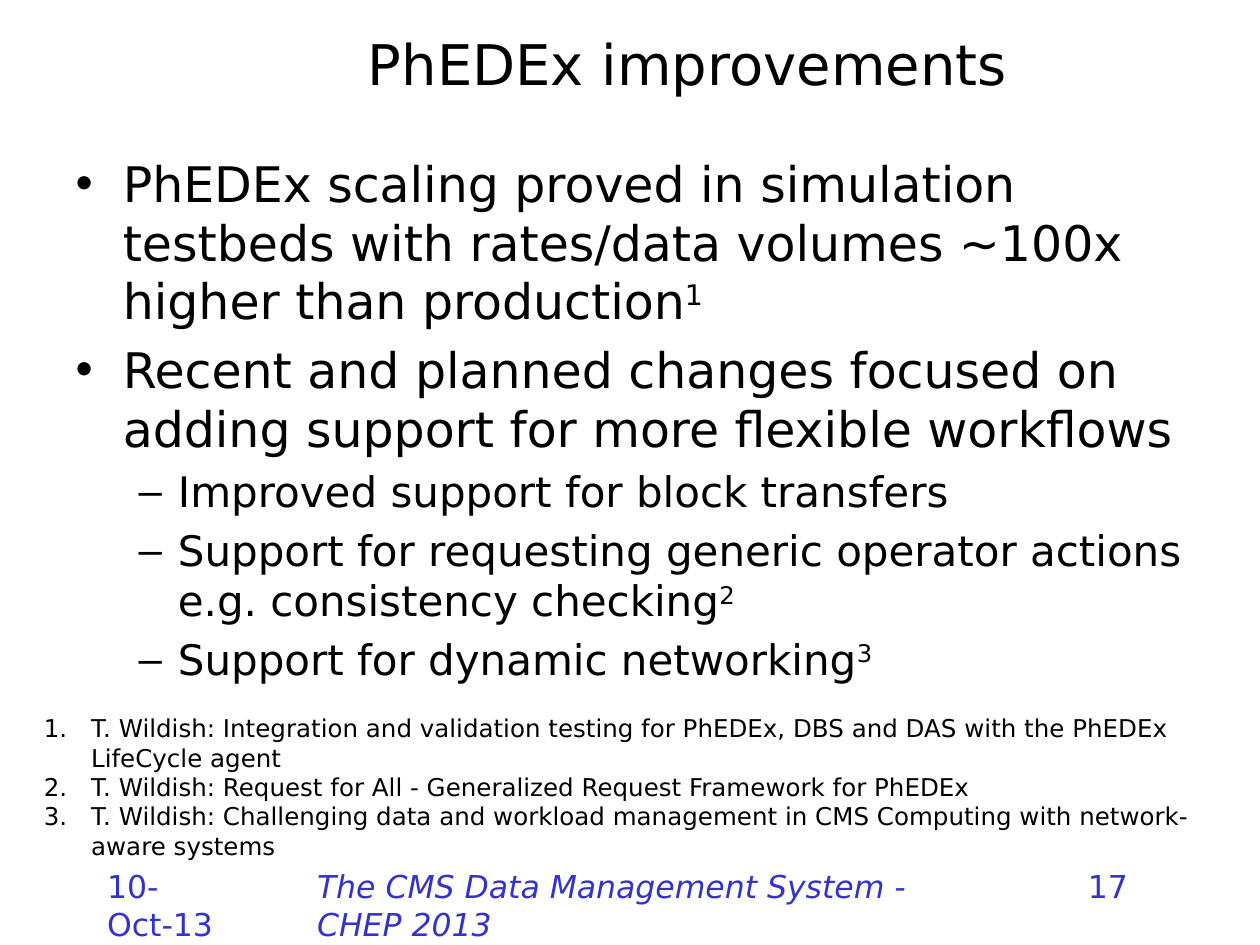
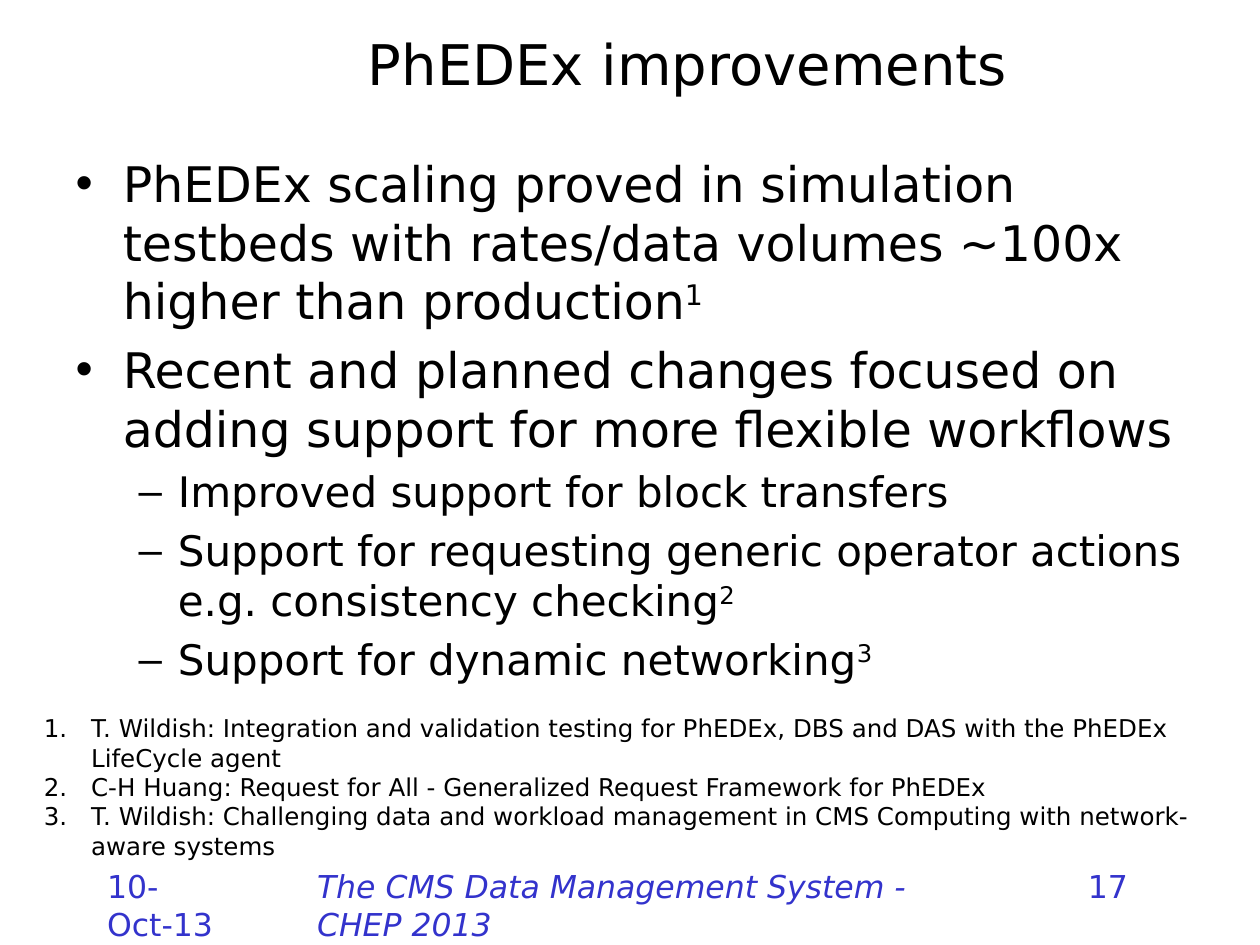
Before and after one commit to TonyWildish/CHEP-2013-DMWM, a slide deck: slide 17 of CMS-Data-Management/Slides/The CMS Data Management System.pptx. Drawn at 1260x945 pixels with LibreOffice and Linux fonts; fonts in the diff are those of the drawing; background and template pictures are left out. Boxes give left, top, right and bottom in pixels: in the first picture for what was removed or moved away, otherwise in the second. Text is boxed around its words. In the diff, an @@ line names an element or a change of style, - is before the commit and + after.

Commit message:
update DAS Request diagram and the slides to go with it

```diff
--- a/CMS-Data-Management/Slides/The CMS Data Management System.pptx
+++ b/CMS-Data-Management/Slides/The CMS Data Management System.pptx
@@ text at box(91, 777, 986, 801): text changed @@
-2. T. Wildish: Request for All - Generalized Request Framework for PhEDEx
+2. C-H Huang: Request for All - Generalized Request Framework for PhEDEx
```
Also in this commit, not shown: 1 other slide changed, 2 other files.
